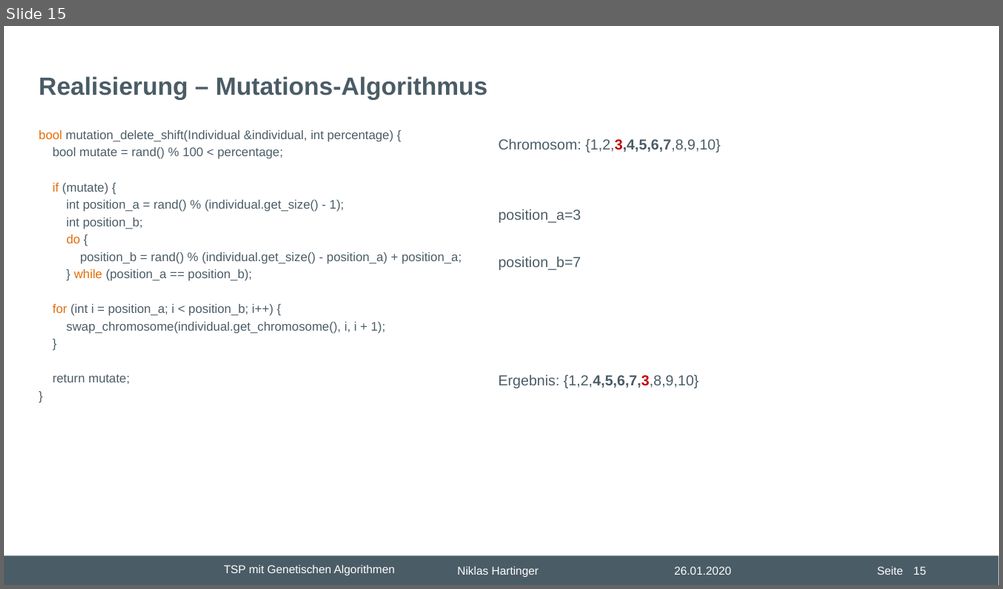
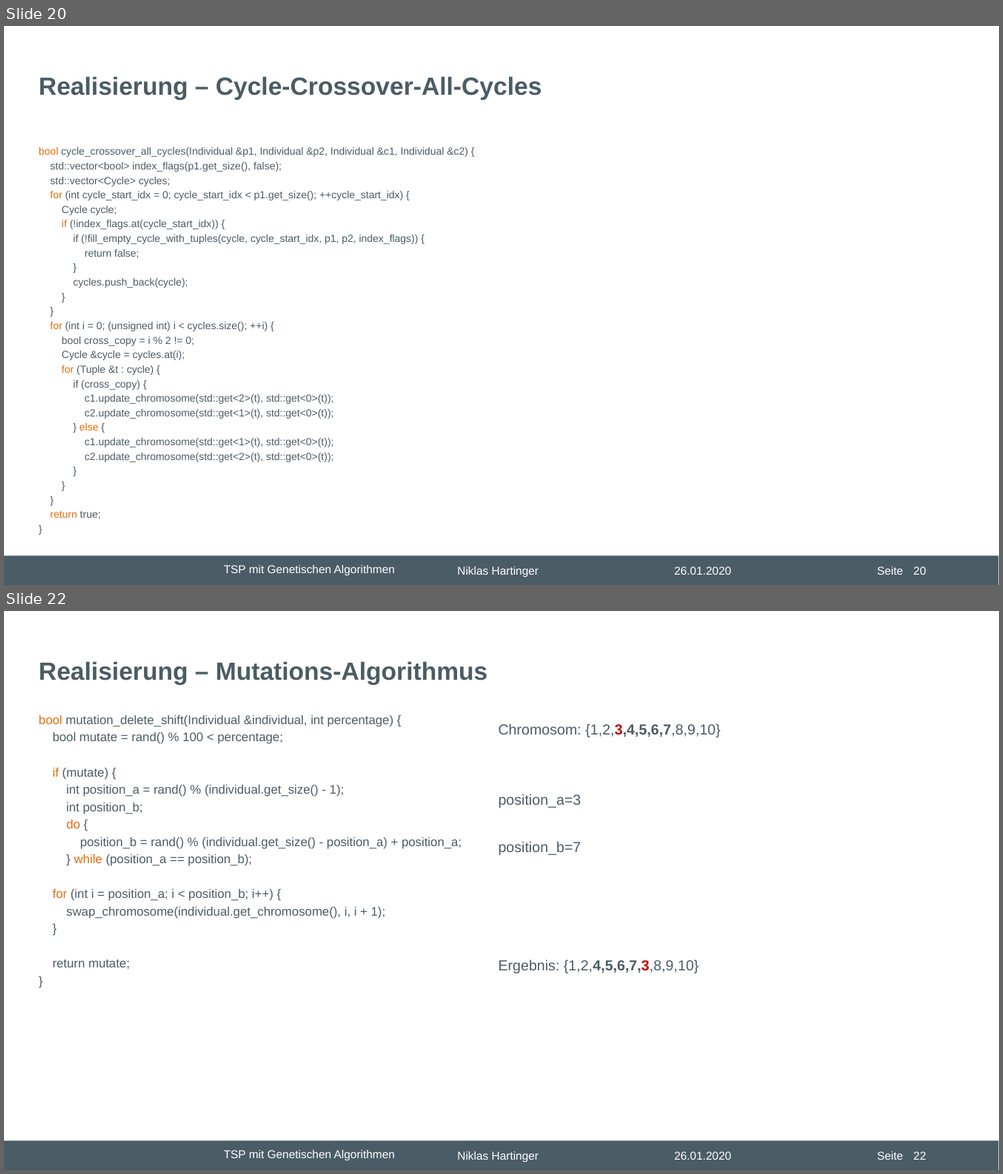
Before and after one commit to nhrt/Genetic-Algorithms, a slide deck: Projektvortrag/Präsentation Projektvortrag.pptx. Shown one above the other, each under a label of ours: slide 15 before the commit, slides 20 and 22 after it; the slides between them are not shown. The pictures are 1003x589 and 1003x1174 pixels, drawn with LibreOffice and Linux fonts; fonts in the diff are those of the drawing; background and template pictures are left out. Boxes give left, top, right and bottom in pixels: in the first picture for what was removed or moved away, otherwise in the second. Text is boxed around its words. In the diff, an @@ line names an element or a change of style, - is before the commit and + after.

```diff
--- a/Projektvortrag/Präsentation Projektvortrag.pptx
+++ b/Projektvortrag/Präsentation Projektvortrag.pptx
@@ slide 20 added at (4,26,999,585), background #FFFFFF; not listed: 6 template elements that a slide beside it also shows @@
@@ title added at (39,76,542,100), 24 pt, text #4A5C66, bold @@
+Realisierung – Cycle-Crossover-All-Cycles
@@ text added at (39,147,468,463), 10 pt, text #4A5C66 @@
+bool cycle_crossover_all_cycles(Individual &p1, Individual &p2, Individual &c1, Individual &c2) {
+std::vector<bool> index_flags(p1.get_size(), false);
+std::vector<Cycle> cycles;
+for (int cycle_start_idx = 0; cycle_start_idx < p1.get_size(); ++cycle_start_idx) {
+Cycle cycle;
+if (!index_flags.at(cycle_start_idx)) {
+if (!fill_empty_cycle_with_tuples(cycle, cycle_start_idx, p1, p2, index_flags)) {
+return false;
+}
+cycles.push_back(cycle);
+}
+}
+for (int i = 0; (unsigned int) i < cycles.size(); ++i) {
+bool cross_copy = i % 2 != 0;
+Cycle &cycle = cycles.at(i);
+for (Tuple &t : cycle) {
+if (cross_copy) {
+c1.update_chromosome(std::get<2>(t), std::get<0>(t));
+c2.update_chromosome(std::get<1>(t), std::get<0>(t));
+} else {
+c1.update_chromosome(std::get<1>(t), std::get<0>(t));
+c2.update_chromosome(std::get<2>(t), std::get<0>(t));
+}
+}
+}
+return true;
+}
@@ what was slide 15 is now slide 22 @@
@@ page number at (913,1152,925,1160): text changed @@
-15
+22
```
Also in this commit, not shown: 6 other slides added.
